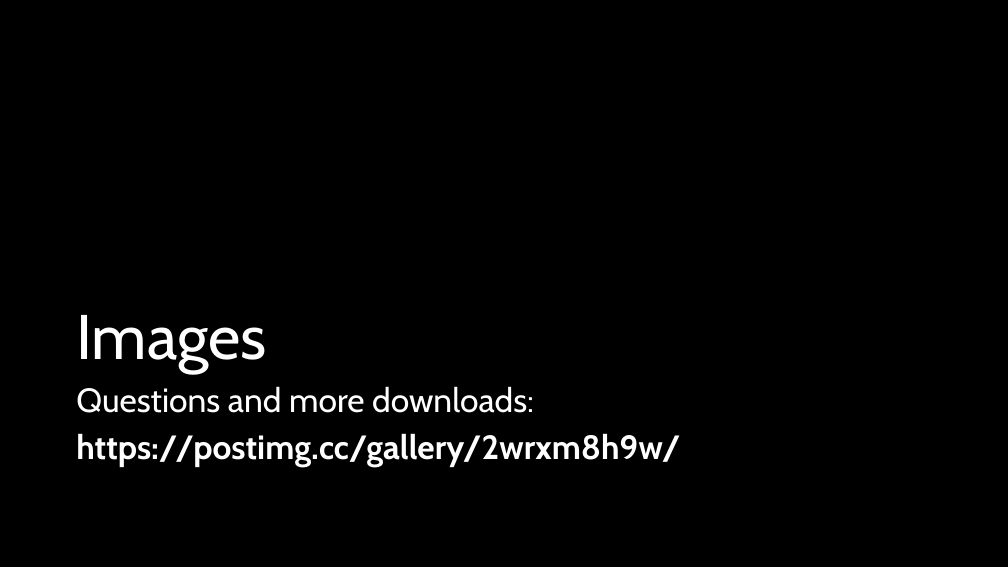
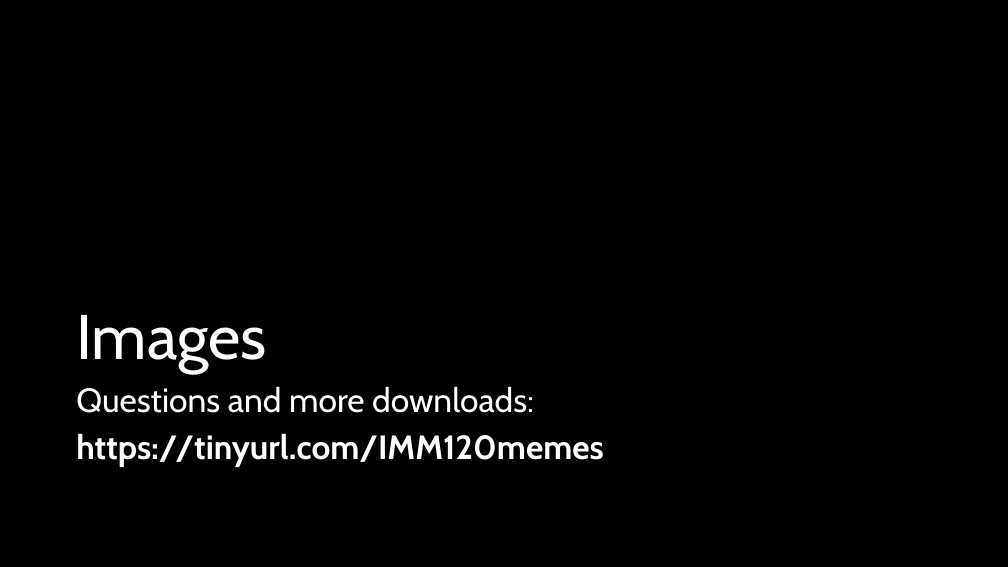
Before and after one commit to crhallberg/IMM120, a slide deck: slide 10 of Presentations/2018-10-01 - Event and Media.pptx. Drawn at 1008x567 pixels with LibreOffice and Linux fonts; fonts in the diff are those of the drawing. Boxes give left, top, right and bottom in pixels: in the first picture for what was removed or moved away, otherwise in the second. Text is boxed around its words. In the diff, an @@ line names an element or a change of style, - is before the commit and + after.

```diff
--- a/Presentations/2018-10-01 - Event and Media.pptx
+++ b/Presentations/2018-10-01 - Event and Media.pptx
@@ text at (76,433,604,467): text changed @@
-https://postimg.cc/gallery/2wrxm8h9w/
+https://tinyurl.com/IMM120memes
```
Also in this commit, not shown: 1 other slide changed.
